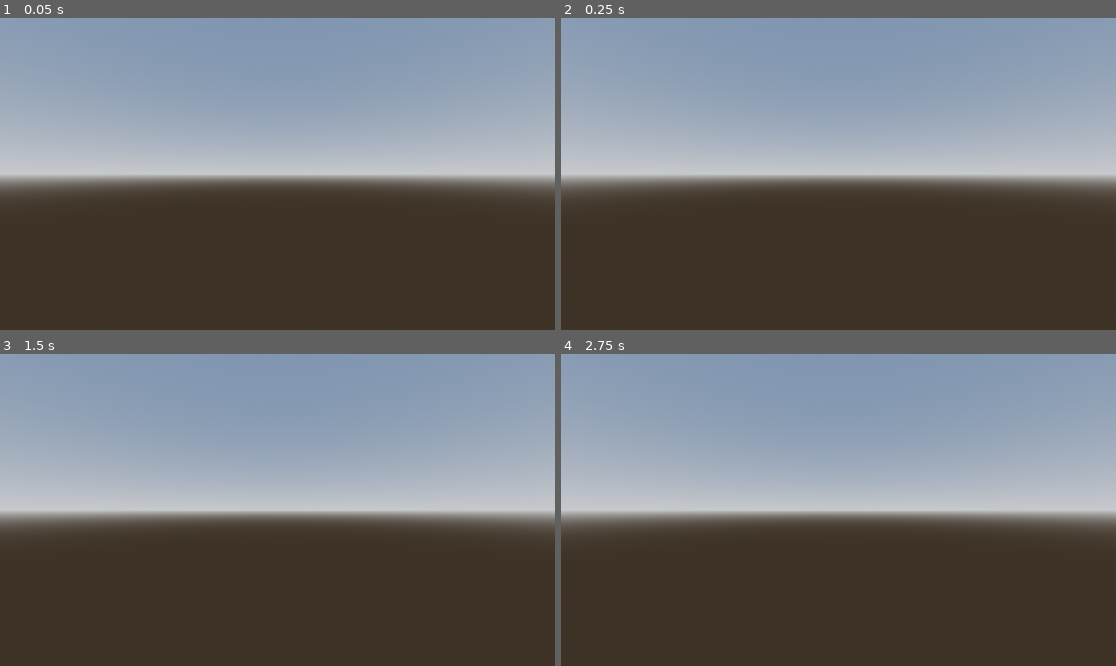
Above: before the commit, frames 1-4 (two rows, left to right).
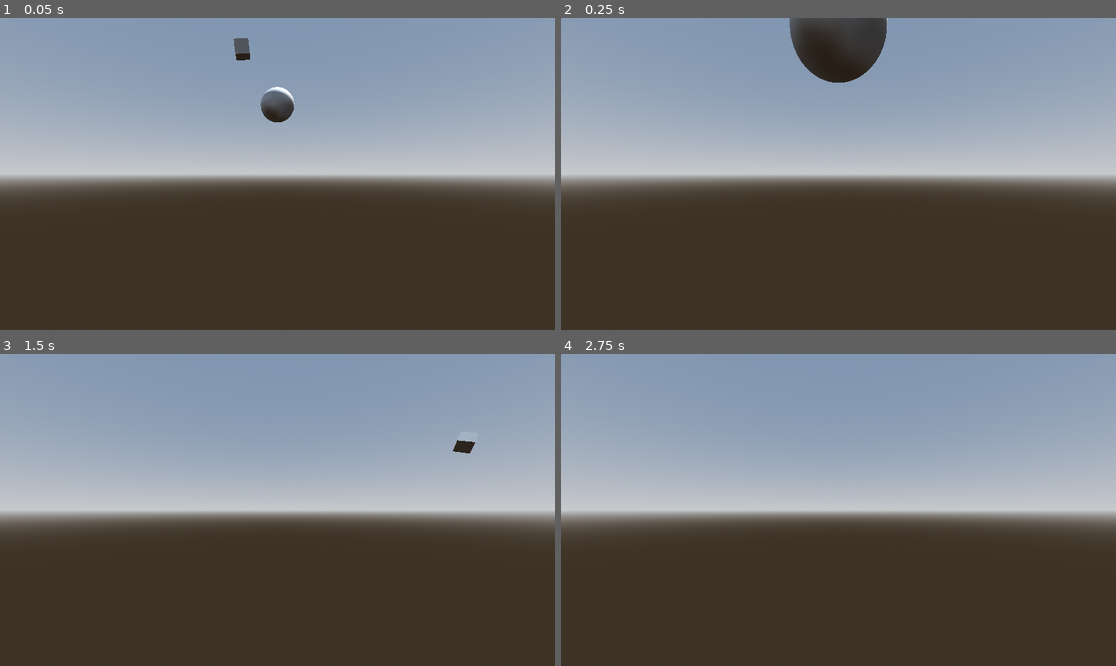
Above: after the commit, the same moments.

Repository: CS-7389I-Spring-2025/Lecture-13
Game: Godot game, scene res://scenes/main.tscn
Two runs of this game, one before a commit and one after it. Both use one fixed random seed, a clock stepped at 60 frames per second and the inputs below.
Inputs:
- Up to frame 1 (0.05 s): no input
- Up to frame 2 (0.25 s): no input
- Up to frame 3 (1.5 s): no input
- Up to frame 4 (2.75 s): no input

The runs differ from the first frame. In frame 1, 0.7% of the frame differs, in the area x 42-54%, y 6-34%; in frame 2, 2.9%, in the area x 41-59%, y 0-21%; in frame 3, 0.1%; in frame 4, nothing differs.

Commit message:
post class update

Diff:
--- a/scenes/main.tscn
+++ b/scenes/main.tscn
@@ -20,6 +20,22 @@
 [sub_resource type="BoxShape3D" id="BoxShape3D_ecctn"]
 size = Vector3(10, 1, 10)
 
+[sub_resource type="SphereMesh" id="SphereMesh_5x4td"]
+radius = 0.25
+height = 0.5
+
+[sub_resource type="SphereShape3D" id="SphereShape3D_w6h4m"]
+radius = 0.25
+
+[sub_resource type="BoxMesh" id="BoxMesh_axaot"]
+size = Vector3(0.25, 0.25, 0.25)
+
+[sub_resource type="BoxShape3D" id="BoxShape3D_1s3n8"]
+size = Vector3(0.25, 0.25, 0.25)
+
+[sub_resource type="BoxShape3D" id="BoxShape3D_fx8bv"]
+size = Vector3(0.5, 1.8, 0.5)
+
 [node name="Main" type="Node3D"]
 script = ExtResource("1_i8hff")
 
@@ -32,12 +48,42 @@
 
 [node name="Ground" type="StaticBody3D" parent="."]
 
-[node name="MeshInstance3D" type="MeshInstance3D" parent="Ground"]
+[node name="GroundPlane" type="MeshInstance3D" parent="Ground"]
 mesh = SubResource("PlaneMesh_2sheo")
 
 [node name="CollisionShape3D" type="CollisionShape3D" parent="Ground"]
 transform = Transform3D(1, 0, 0, 0, 1, 0, 0, 0, 1, 0, -0.5, 0)
 shape = SubResource("BoxShape3D_ecctn")
+
+[node name="Player" type="RigidBody3D" parent="."]
+
+[node name="SphereRigidBody" type="RigidBody3D" parent="."]
+transform = Transform3D(1, 0, 0, 0, 1, 0, 0, 0, 1, 0, 1.03629, -3.37165)
+linear_velocity = Vector3(0, 0, 10)
+
+[node name="Sphere" type="MeshInstance3D" parent="SphereRigidBody"]
+mesh = SubResource("SphereMesh_5x4td")
+skeleton = NodePath("../..")
+
+[node name="CollisionShape3D" type="CollisionShape3D" parent="SphereRigidBody"]
+shape = SubResource("SphereShape3D_w6h4m")
+
+[node name="RigidBody3D" type="RigidBody3D" parent="."]
+transform = Transform3D(1, 0, 0, 0, 1, 0, 0, 0, 1, -0.741299, 2.3233, -3.62658)
+mass = 100.0
+gravity_scale = 0.1
+linear_velocity = Vector3(3, 0, 0)
+angular_velocity = Vector3(3.14159, 3.14159, 3.14159)
+
+[node name="Box" type="MeshInstance3D" parent="RigidBody3D"]
+transform = Transform3D(1, 0, 0, 0, 1, 0, 0, 0, 1, 0, -0.0979811, 0)
+mesh = SubResource("BoxMesh_axaot")
+skeleton = NodePath("../..")
+
+[node name="CollisionShape3D" type="CollisionShape3D" parent="RigidBody3D"]
+shape = SubResource("BoxShape3D_1s3n8")
+
+[node name="CharacterBody3D" type="CharacterBody3D" parent="."]
 
 [node name="XROrigin3D" type="XROrigin3D" parent="."]
 
@@ -48,3 +94,6 @@
 
 [node name="RightController" type="XRController3D" parent="XROrigin3D"]
 tracker = &"right_hand"
+
+[node name="CollisionShape3D" type="CollisionShape3D" parent="XROrigin3D"]
+shape = SubResource("BoxShape3D_fx8bv")
Not shown: 1 places in scenes/main.tscn that only renumber resources
